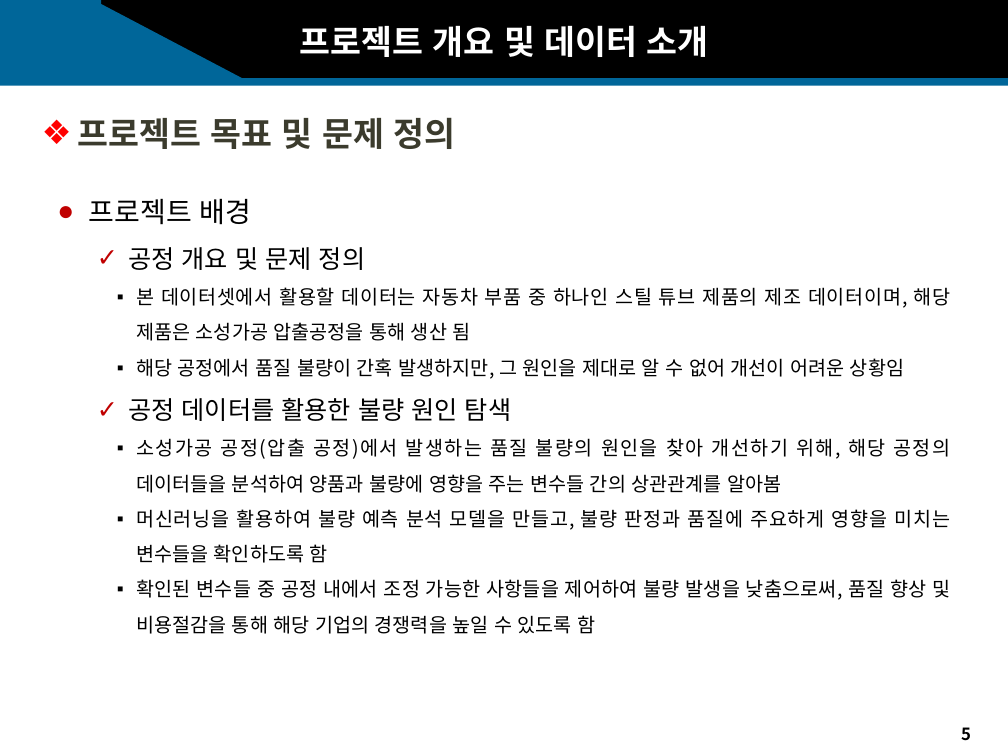
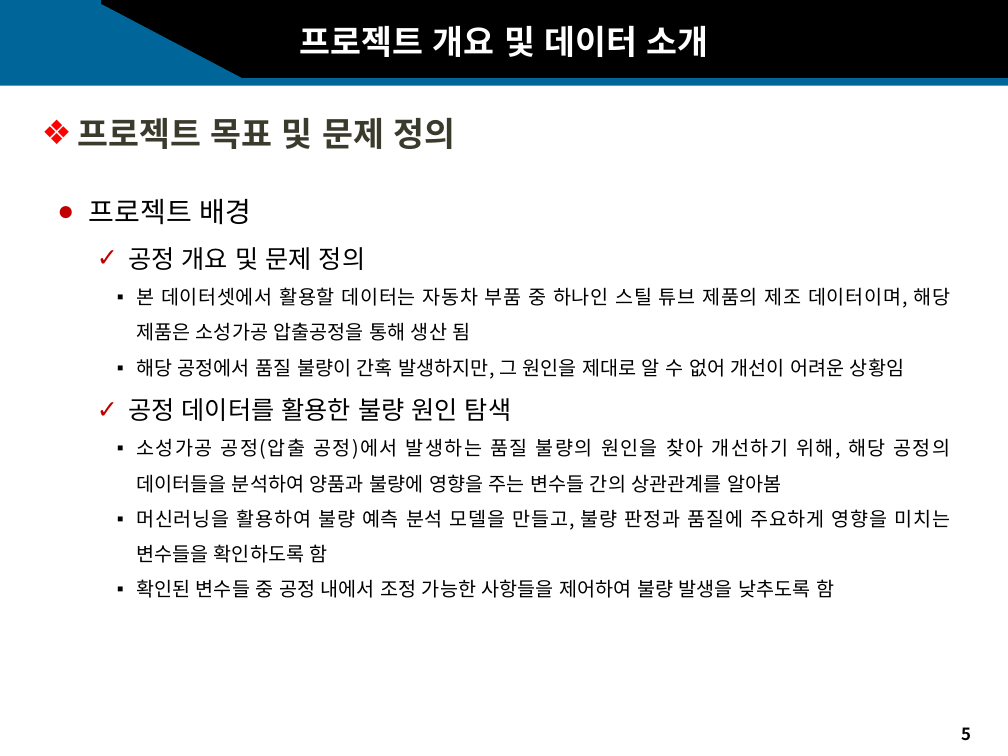
Before and after one commit to sakura09040904/Portfolio, a slide deck: slide 5 of 2. 1학년2학기/1. 어프렌티스 프로젝트/11주차_기말프로젝트/11주차_과제_발표자료.pptx. Drawn at 1008x756 pixels with LibreOffice and Linux fonts; fonts in the diff are those of the drawing; background and template pictures are left out. Boxes give left, top, right and bottom in pixels: in the first picture for what was removed or moved away, otherwise in the second. Text is boxed around its words. In the diff, an @@ line names an element or a change of style, - is before the commit and + after.

```diff
--- a/2. 1학년2학기/1. 어프렌티스 프로젝트/11주차_기말프로젝트/11주차_과제_발표자료.pptx
+++ b/2. 1학년2학기/1. 어프렌티스 프로젝트/11주차_기말프로젝트/11주차_과제_발표자료.pptx
@@ text at box(136, 579, 834, 598): text changed @@
-    ▪ 확인된 변수들 중 공정 내에서 조정 가능한 사항들을 제어하여 불량 발생을 낮춤으로써, 품질 향상 및 비용절감을 통해 해당 기업의 경쟁력을 높일 수 있도록 함
+    ▪ 확인된 변수들 중 공정 내에서 조정 가능한 사항들을 제어하여 불량 발생을 낮추도록 함
```
Also in this commit, not shown: 20 other slides changed, 1 slide added, 4 slides removed, 2 other files.
